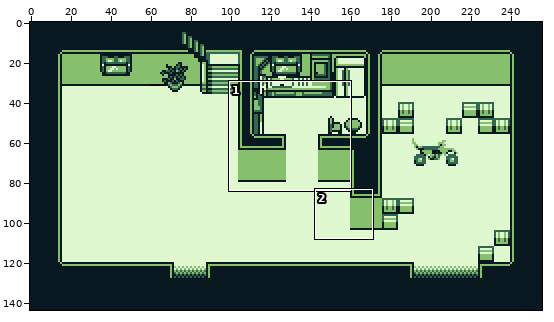
Two versions of one sprite sheet, assets/backgrounds/house-wide-1.png.png. The picture above shows the old version from afar; the outline marks the close-up.
Close-up. Before the edit:
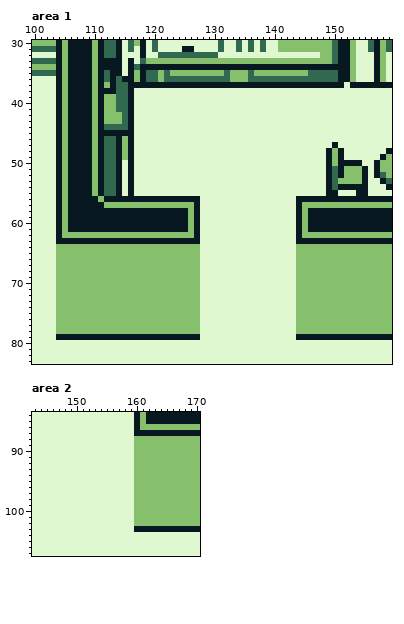
The file is 256x144 pixels. Shown: area 1: x 100..159, y 30..83; area 2: x 143..170, y 84..107. The commit also changed other parts of the picture, which this record leaves out.
New version:
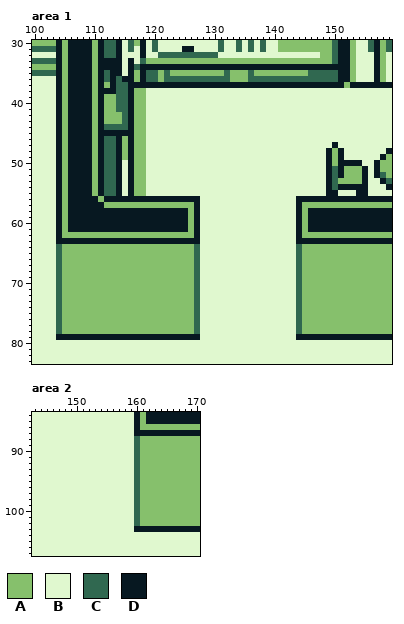
Palette (. is transparent): A #86c06c  B #e0f8cf  C #306850  D #071821
Difference:
Area 1:
The author changed colour B to colour A in row 37 at x 152; in rows 38 to 55 at x 117 to 118.
The author changed colour A to colour C in rows 64 to 78 at x 104, 127 and 144.
Area 2:
The author changed colour A to colour C in rows 88 to 102 at x 160.
Where, in picture pixels (left, top, right, bottom), the same in both close-ups:
changed: (344, 82, 350, 88)
changed: (134, 88, 146, 196)
changed: (56, 244, 62, 334)
changed: (194, 244, 200, 334)
changed: (296, 244, 302, 334)
changed: (134, 436, 140, 526)
